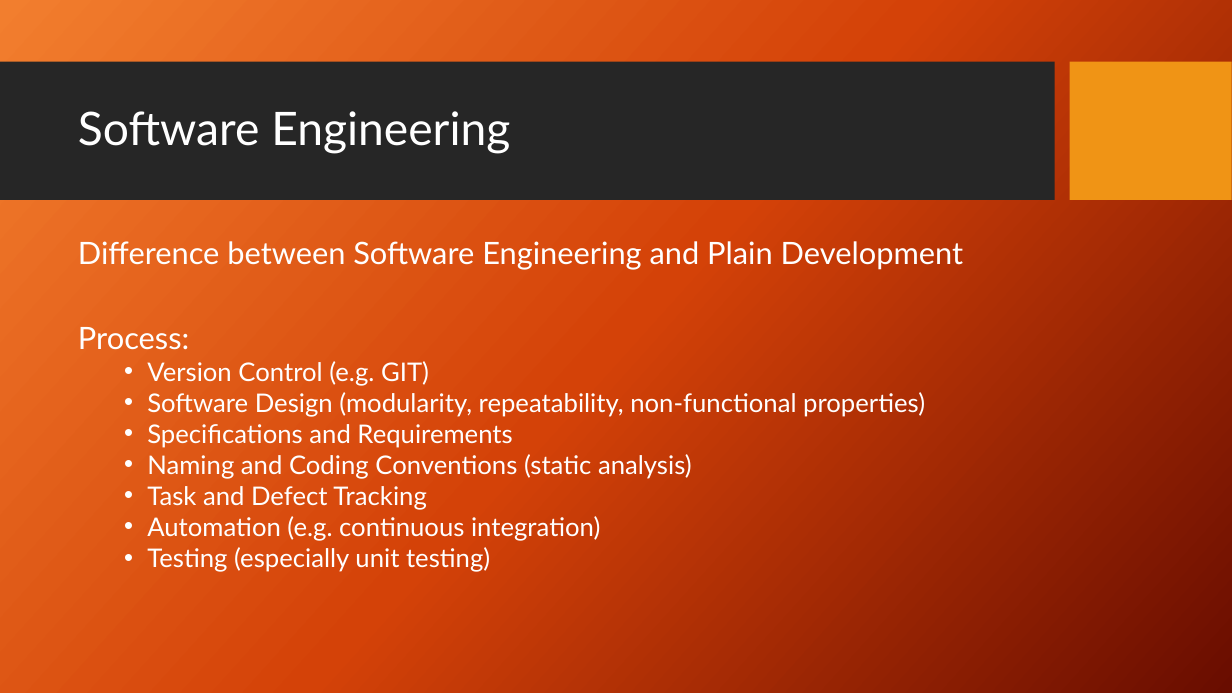
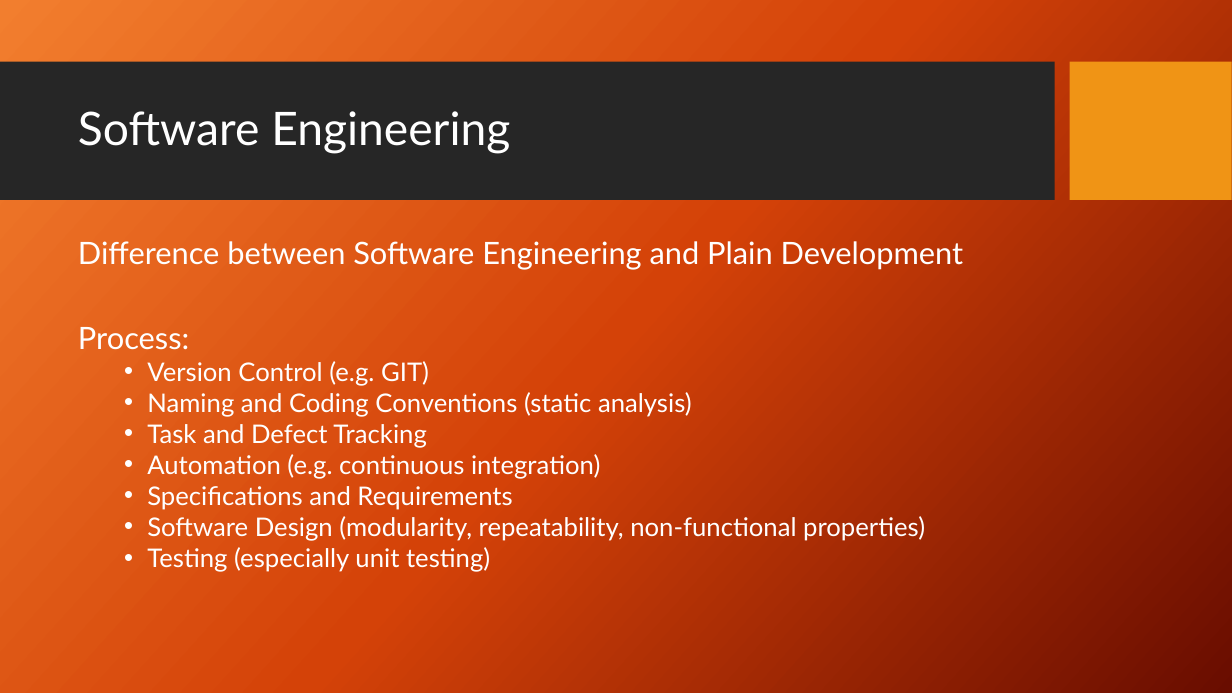
Before and after one commit to PrincetonUniversity/software_testing, a slide deck: slide 4 of UnitTestingSlides.pptx. Drawn at 1232x693 pixels with LibreOffice and Linux fonts; fonts in the diff are those of the drawing; background and template pictures are left out. Boxes give left, top, right and bottom in pixels: in the first picture for what was removed or moved away, otherwise in the second. Text is boxed around its words. In the diff, an @@ line names an element or a change of style, - is before the commit and + after.

```diff
--- a/UnitTestingSlides.pptx
+++ b/UnitTestingSlides.pptx
@@ text at (x1=147, y1=392, x2=925, y2=448): paragraphs removed @@
-  • Software Design (modularity, repeatability, non-functional properties)
-  • Specifications and Requirements
@@ text at (x1=147, y1=486, x2=925, y2=541): paragraphs added @@
+  • Specifications and Requirements
+  • Software Design (modularity, repeatability, non-functional properties)
```
